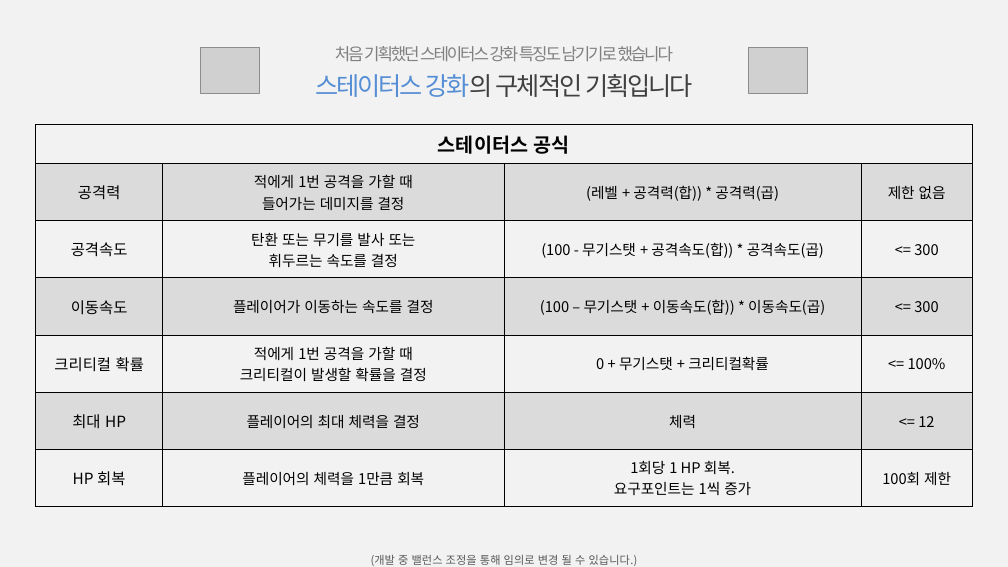
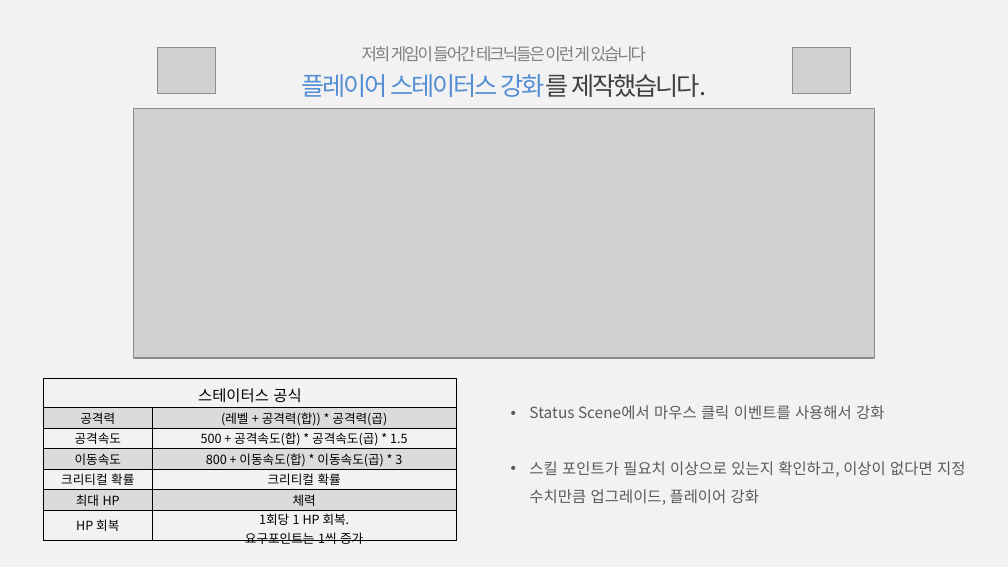
Before and after one commit to Hanel99/inha_1stproject, a slide deck: slide 23 of 기타/1차중간프로젝트_최종발표_白팀_강석진윤준혁.pptx (slide 27 before the commit). Drawn at 1008x567 pixels with LibreOffice and Linux fonts; fonts in the diff are those of the drawing; grey boxes stand for pictures. Boxes give left, top, right and bottom in pixels: in the first picture for what was removed or moved away, otherwise in the second. Text is boxed around its words. In the diff, an @@ line names an element or a change of style, - is before the commit and + after.

Commit message:
개발 종료 V.1.1.0 / ppt만 수정할것

```diff
--- a/기타/1차중간프로젝트_최종발표_白팀_강석진윤준혁.pptx
+++ b/기타/1차중간프로젝트_최종발표_白팀_강석진윤준혁.pptx
@@ picture: place and size @@
-picture at [201, 48, 259, 94]
+picture at [157, 48, 216, 94]
@@ text at [301, 46, 707, 97]: text changed @@
-처음 기획했던 스테이터스 강화 특징도 남기기로 했습니다
-스테이터스 강화의 구체적인 기획입니다
+저희 게임이 들어간 테크닉들은 이런 게 있습니다
+플레이어 스테이터스 강화를 제작했습니다.
@@ picture: place and size @@
-picture at [749, 48, 807, 94]
+picture at [792, 48, 851, 94]
@@ picture added at [134, 109, 875, 358] @@
@@ table at [43, 379, 456, 548] @@
-column 2:  | 적에게 1번 공격을 가할 때 / 들어가는 데미지를 결정 | 탄환 또는 무기를 발사 또는 / 휘두르는 속도를 결정 | 플레이어가 이동하는 속도를 결정 | 적에게 1번 공격을 가할 때 / 크리티컬이 발생할 확률을 결정 | 플레이어의 최대 체력을 결정 | 플레이어의 체력을 1만큼 회복
-column 3:  | (레벨 + 공격력(합)) * 공격력(곱) | (100 - 무기스탯 + 공격속도(합)) * 공격속도(곱) | (100 – 무기스탯 + 이동속도(합)) * 이동속도(곱) | 0 + 무기스탯 + 크리티컬확률 | 체력 | 1회당 1 HP 회복. / 요구포인트는 1씩 증가
-column 4:  | 제한 없음 | <= 300 | <= 300 | <= 100% | <= 12 | 100회 제한
+column 2:  | (레벨 + 공격력(합)) * 공격력(곱) | 500 + 공격속도(합) * 공격속도(곱) * 1.5 | 800 + 이동속도(합) * 이동속도(곱) * 3 | 크리티컬 확률 | 체력 | 1회당 1 HP 회복. / 요구포인트는 1씩 증가
@@ table: place and size @@
-table at [35, 125, 972, 507]
+table at [43, 379, 456, 548]
@@ text added at [529, 405, 965, 505], 11 pt, text #595959 @@
+• Status Scene에서 마우스 클릭 이벤트를 사용해서 강화
+• 스킬 포인트가 필요치 이상으로 있는지 확인하고, 이상이 없다면 지정 수치만큼 업그레이드, 플레이어 강화
@@ text removed at [371, 555, 638, 566] @@
-(개발 중 밸런스 조정을 통해 임의로 변경 될 수 있습니다.)
```
Also in this commit, not shown: 4 other slides changed, 18 slides added, 23 slides removed, 23 other files.
